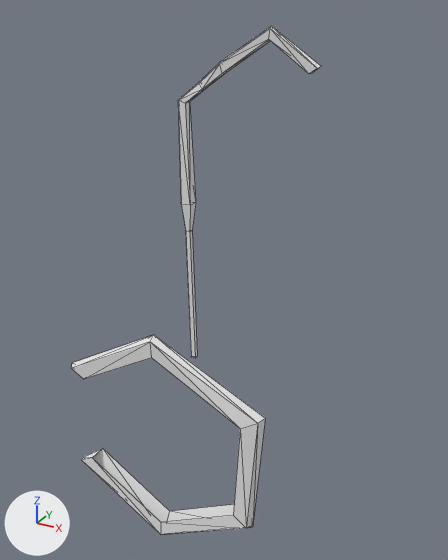
What one commit did to the OBJ model assets/models/level/ice/model.obj.
One viewpoint serves both versions: a 50 mm lens placed at (-54.3, -218.6, 84.1), pointed at (-125.3, -89.4, 19.5). Arrows for +X, +Y and +Z are at lower left; the lights stay in place. The picture after the commit comes second. Mesh edges are drawn as thin lines. Where no turn or scale is listed for an object, it has been applied to the vertices.

Objects in the first picture: 'iceMesh'.
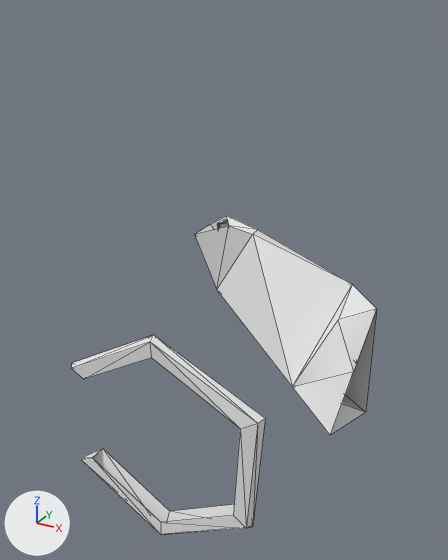
Where the change shows, as pixel boxes [x1, y1, x2, y2] in the pictures (448 x 560 px):
'iceMesh', reshaped (22% wider, 37% shorter)
    before: [71, 26, 321, 535]
    after: [71, 216, 377, 535]
part 1 of me_icemesh, added
    after: [195, 216, 377, 435]
part 2 of me_icemesh, deleted
    before: [178, 26, 321, 358]

Diff of the bpy script that builds the scene:
```diff
--- a/assets/models/level/ice/model.obj.py
+++ b/assets/models/level/ice/model.obj.py
@@ me_icemesh @@
 # used by ob_icemesh; location = (0.0, 0.0, 0.0)
-me_icemesh.from_pydata(...)  # 56 vertices, 86 faces; spans x -165.6..-93.3, y -134.3..-44.0, z -36.2..79.4
+me_icemesh.from_pydata(...)  # 110 vertices, 178 faces; spans x -145.6..-87.9, y -134.3..-65.0, z -24.1..28.6
+# me_icemesh part 1: a new loose piece of 16 vertices spanning x -145.6..-87.9, y -95.8..-65.9, z -15.4..28.6, in mat_icemat (white #e7e7e7)
+# me_icemesh part 2: the loose piece of 32 vertices spanning x -165.6..-118.2, y -47.9..-44.0, z -36.2..79.4 is deleted
+# other edits to the shape of me_icemesh do not show in these pictures
 me_icemesh.materials.append(mat_icemat)
```
